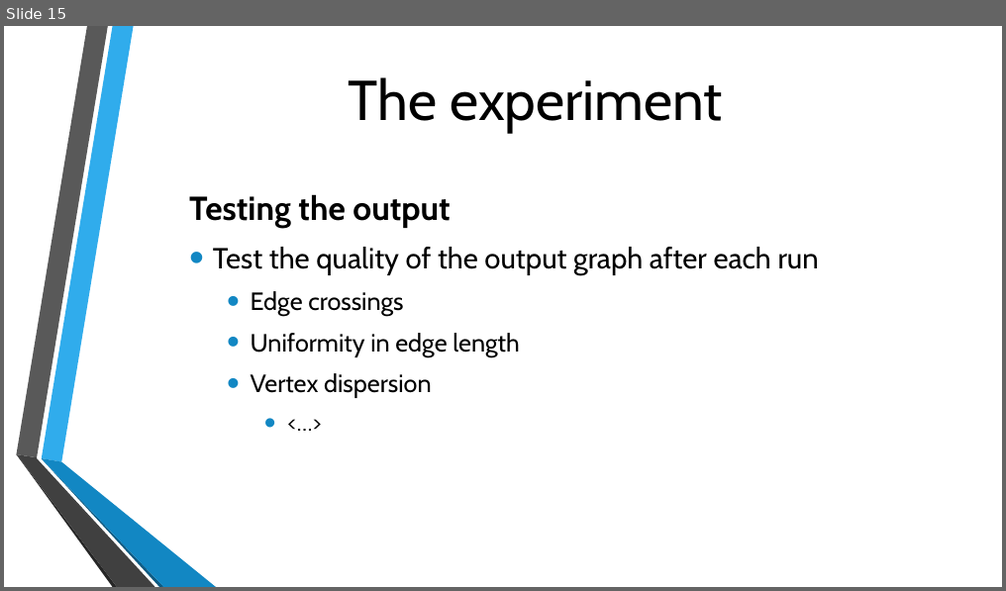
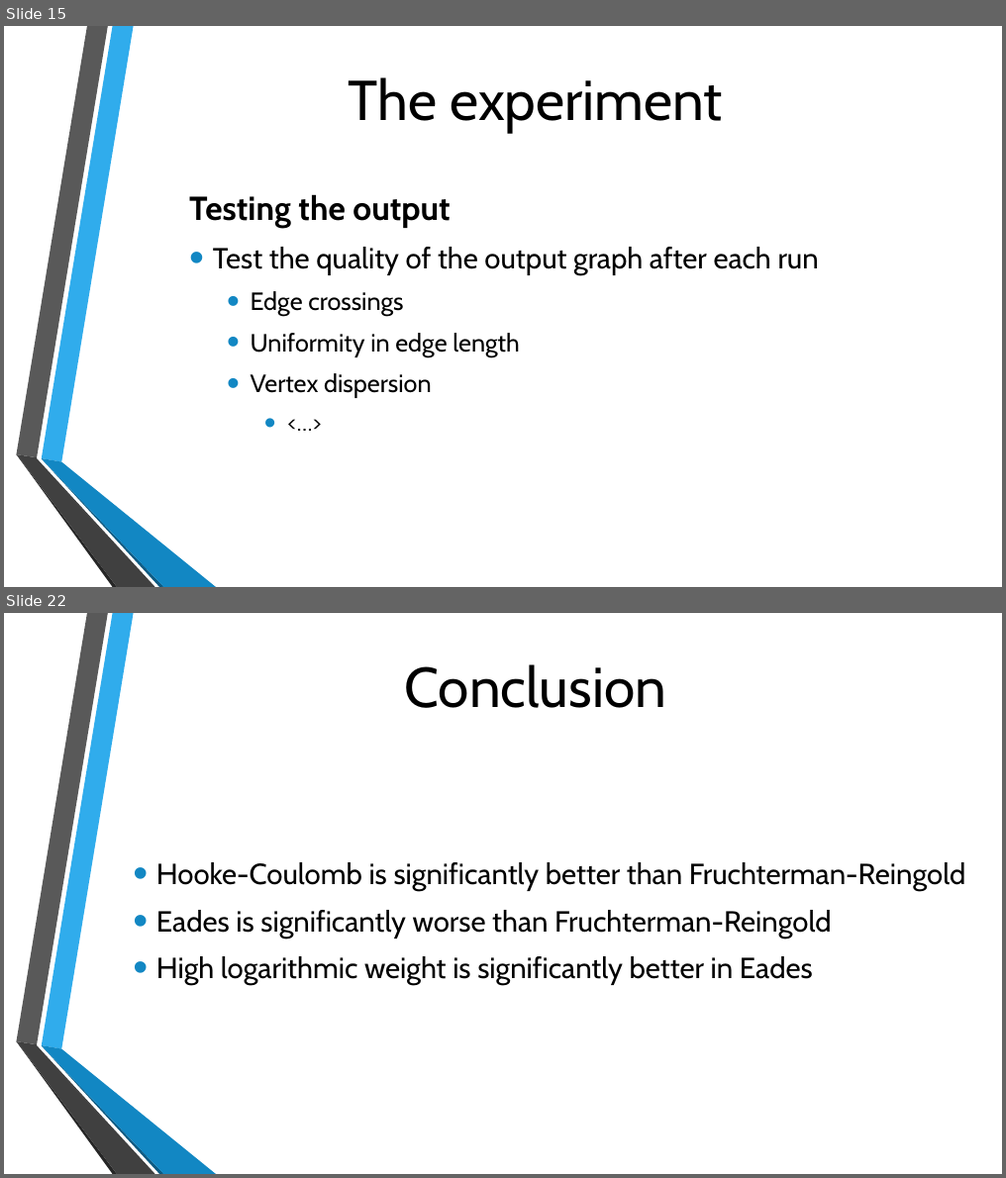
Before and after one commit to michielvh1995/OMI, a slide deck: Presentatie/Onderzoek eindpresentatie.pptx. Shown one above the other, each under a label of ours: slide 15 before the commit, slides 15 and 22 after it; the slides between them are not shown. The pictures are 1006x591 and 1006x1178 pixels, drawn with LibreOffice and Linux fonts; fonts in the diff are those of the drawing; background and template pictures are left out. Boxes give left, top, right and bottom in pixels: in the first picture for what was removed or moved away, otherwise in the second. Text is boxed around its words. In the diff, an @@ line names an element or a change of style, - is before the commit and + after.

```diff
--- a/Presentatie/Onderzoek eindpresentatie.pptx
+++ b/Presentatie/Onderzoek eindpresentatie.pptx
@@ slide 22 added at (4,613,1002,1174), background picture (left out); not listed: 6 template elements that a slide beside it also shows @@
@@ text added at (405,664,666,708), 54 pt, text #000000 @@
+Conclusion
@@ text added at (156,862,966,985), 28 pt, text #000000 @@
+• Hooke-Coulomb is significantly better than Fruchterman-Reingold
+• Eades is significantly worse than Fruchterman-Reingold
+• High logarithmic weight is significantly better in Eades
```
Also in this commit, not shown: 3 slides changed, 6 other slides added, 3 slides removed.
